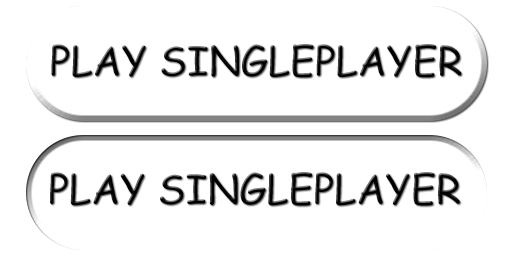
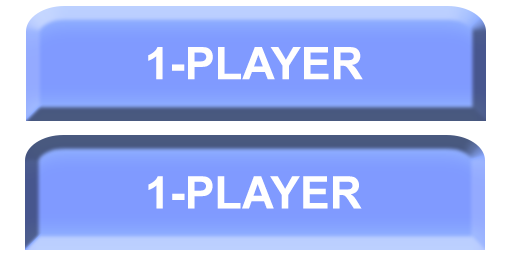
Layered file, before and after one edit (512x256). Changes by layer:
painted on "txt2" over box(50, 172, 460, 209)
painted on "txt1" over box(51, 44, 462, 80)
added layer "Form 1 kopier" above "Form 1" over box(25, 135, 485, 250)
added layer "Form 1" above "rect2" over box(26, 6, 486, 121)
hid "rect2" over box(26, 135, 487, 250)
hid "rect1" over box(26, 6, 487, 121)
